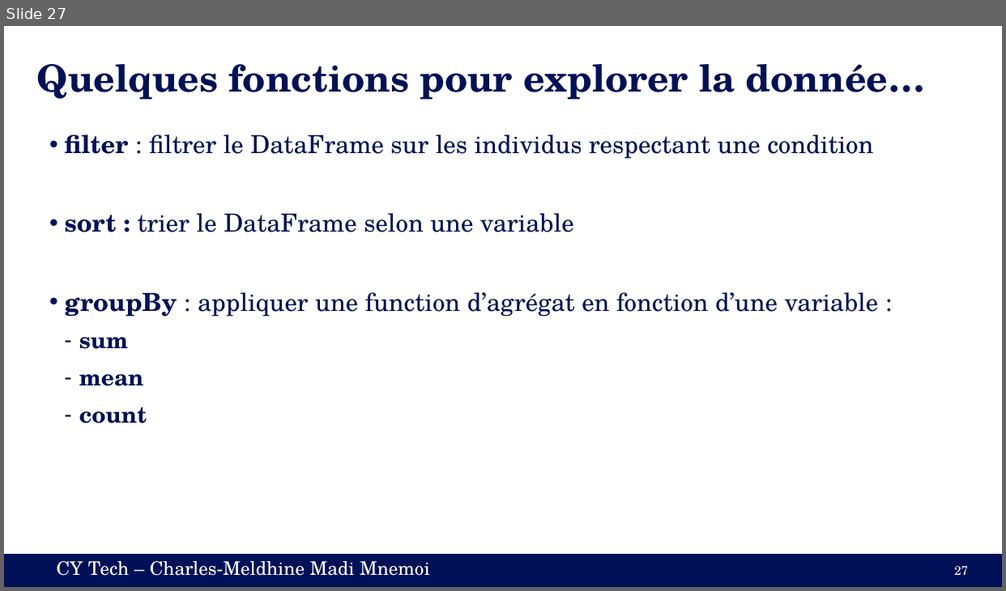
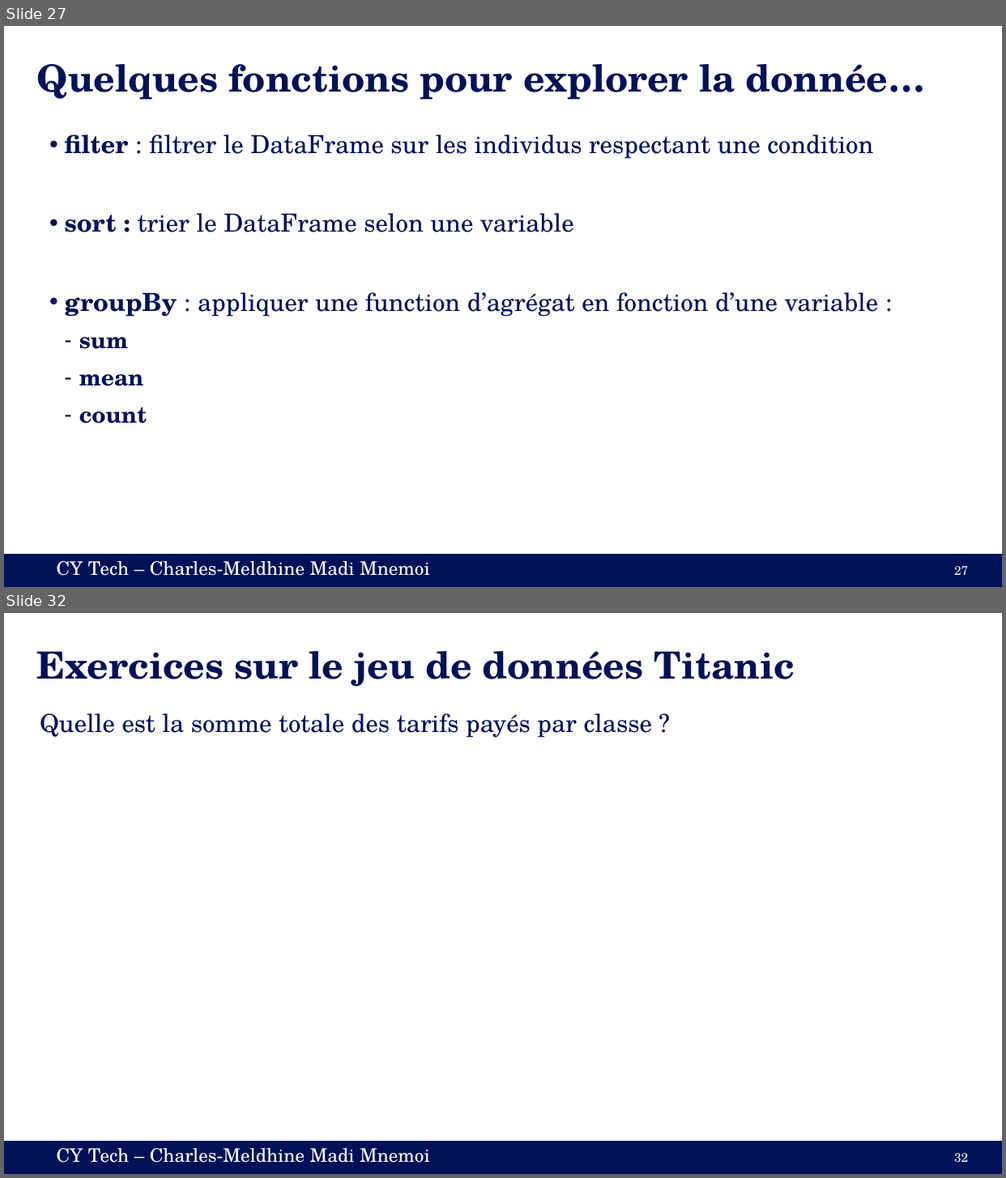
Before and after one commit to cmnemoi/cytech_sparks, a slide deck: presentation.pptx. Shown one above the other, each under a label of ours: slide 27 before the commit, slides 27 and 32 after it; the slides between them are not shown. The pictures are 1006x591 and 1006x1178 pixels, drawn with LibreOffice and Linux fonts; fonts in the diff are those of the drawing. Boxes give left, top, right and bottom in pixels: in the first picture for what was removed or moved away, otherwise in the second. Text is boxed around its words. In the diff, an @@ line names an element or a change of style, - is before the commit and + after.

```diff
--- a/presentation.pptx
+++ b/presentation.pptx
@@ slide 32 added at box(4, 613, 1002, 1174), background #FFFFFF; not listed: 2 template elements that a slide beside it also shows @@
@@ title added at box(37, 651, 794, 687), 36 pt, text #001158, bold @@
+Exercices sur le jeu de données Titanic
@@ text added at box(40, 713, 652, 738), 24 pt, text #001158 @@
+Quelle est la somme totale des tarifs payés par classe ?
@@ page number added at box(954, 1153, 968, 1162), 12 pt, text #FFFFFF @@
+32
```
Also in this commit, not shown: 1 slide changed, 4 other slides added.
